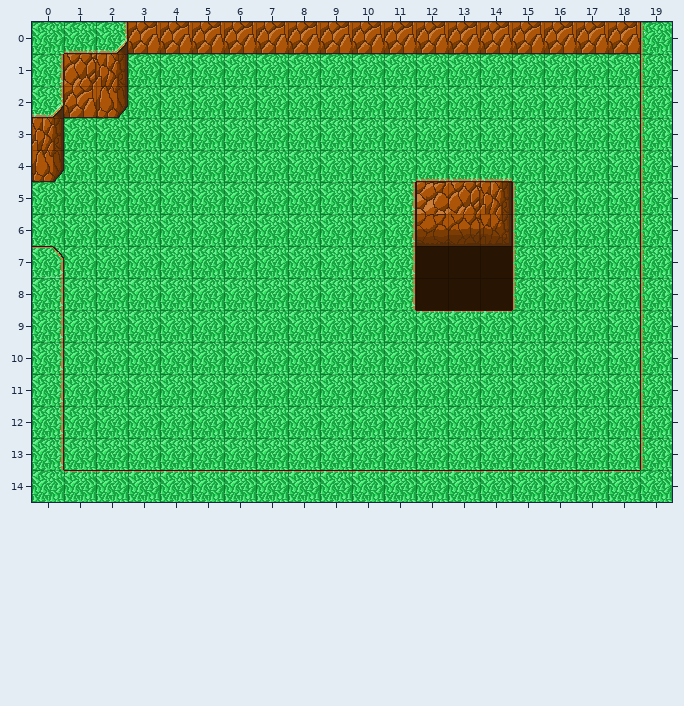
An edit to a level. Tiled map (JSON), bin/Maps/test.json. That is the earlier state.
Cells are 32x32 px. Shown: x 0..19, y 0..14.
And afterwards:
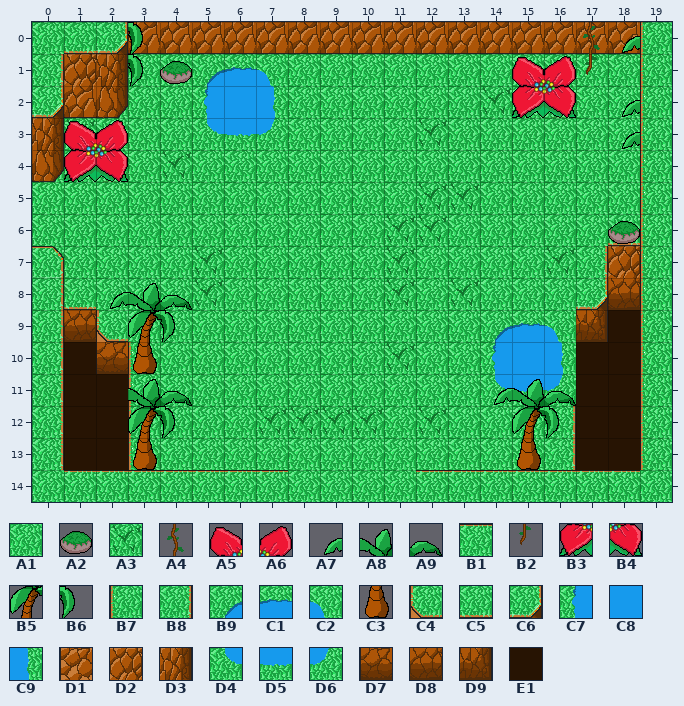
Key: from "Jungle": A1 0, A2 1, A3 2, A4 4, A5 5, A6 6, A7 7, A8 8, A9 9, B1 17, B2 20, B3 21, B4 22, B5 24, B6 25, B7 32, B8 34, B9 35, C1 36, C2 37, C3 40, C4 48, C5 49, C6 50, C7 51, C8 52, C9 53, D1 64, D2 65, D3 66, D4 67, D5 68, D6 69, D7 96, D8 97, D9 98, E1 112.
__ is an empty cell, ## one hidden under a higher layer.
What changed:
Layer "Background":
y 1: x 5..7 A1 A1 A1 -> B9 C1 C2
y 2: x 5..7 A1 A1 A1 -> C7 C8 C9; x 14 A1 -> A3
y 3: x 1 A1 -> A3; x 5..7 A1 A1 A1 -> D4 D5 D6; x 12 A1 -> A3
y 4: x 4 A1 -> A3; x 12..13 ## ## -> A1 A1
y 5: x 11 ## -> A1; x 14 ## -> A1
y 6: x 13..14 ## ## -> A1 A1; x 18 A1 -> C5
y 7: x 5 A1 -> A3; x 12..13 ## ## -> A1 A1; x 16..18 A1 A1 A1 -> A3 B8 D2
y 8: x 1 A1 -> C5; x 5 A1 -> A3; x 17..18 A1 A1 -> C6 D8
y 9: x 1..2 A1 A1 -> D8 C4; x 14..18 ## A1 A1 A1 A1 -> B9 C1 C2 D9 E1
y 10: x 1..3 A1 A1 A1 -> E1 D7 B7; x 14..18 A1 A1 A1 A1 A1 -> C7 C8 C9 E1 E1
y 11: x 1..3 A1 A1 A1 -> E1 E1 B7; x 14..18 A1 A1 A1 A1 A1 -> D4 D5 D6 E1 E1
y 12: x 1..3 A1 A1 A1 -> E1 E1 B7; x 7..10 A1 A1 A1 A1 -> A3 A3 A3 A3; x 12 A1 -> A3; x 16..18 A1 A1 A1 -> B8 E1 E1
y 13: x 1..3 A1 A1 A1 -> E1 E1 B7; x 16..18 A1 A1 A1 -> B8 E1 E1
y 14: x 8..11 B1 B1 B1 B1 -> A1 A1 A1 A1
Layer "Foreground":
y 0: x 3 __ -> B6; x 17..18 __ __ -> A4 A7
y 1: x 3..4 __ __ -> B6 A2; x 15..17 __ __ __ -> A5 A6 B2
y 2: x 15..16 __ __ -> B3 B4; x 18 __ -> A7
y 3: x 1..2 __ __ -> A5 A6; x 18 __ -> A7
y 4: x 1..2 __ __ -> B3 B4; x 12..14 C5 C5 C5 -> __ __ __
y 5: x 11..15 B8 D1 D2 D3 B7 -> __ A3 A3 __ __
y 6: x 11..15 B8 D7 D8 D9 B7 -> A3 A3 __ __ __; x 18 __ -> A2
y 7: x 11..15 B8 E1 E1 E1 B7 -> A3 __ __ __ __
y 8: x 2..4 __ __ __ -> A7 A8 A9; x 11..15 B8 E1 E1 E1 B7 -> A3 __ A3 __ __
y 9: x 3..4 __ __ -> B5 B6; x 12..14 B1 B1 B1 -> __ __ __
y 10: x 3 __ -> C3; x 11 __ -> A3
y 11: x 3..4 __ __ -> A8 A9; x 14..16 __ __ __ -> A7 A8 A9
y 12: x 3..4 __ __ -> B5 B6; x 15..16 __ __ -> B5 B6
y 13: x 3 __ -> C3; x 15 __ -> C3
Where, in picture pixels (left, top, right, bottom), the same in both pictures:
changed: (128, 22, 275, 178)
changed: (387, 22, 640, 470)
changed: (64, 119, 128, 182)
changed: (64, 247, 223, 470)
changed: (259, 407, 383, 434)
changed: (288, 470, 416, 472)
